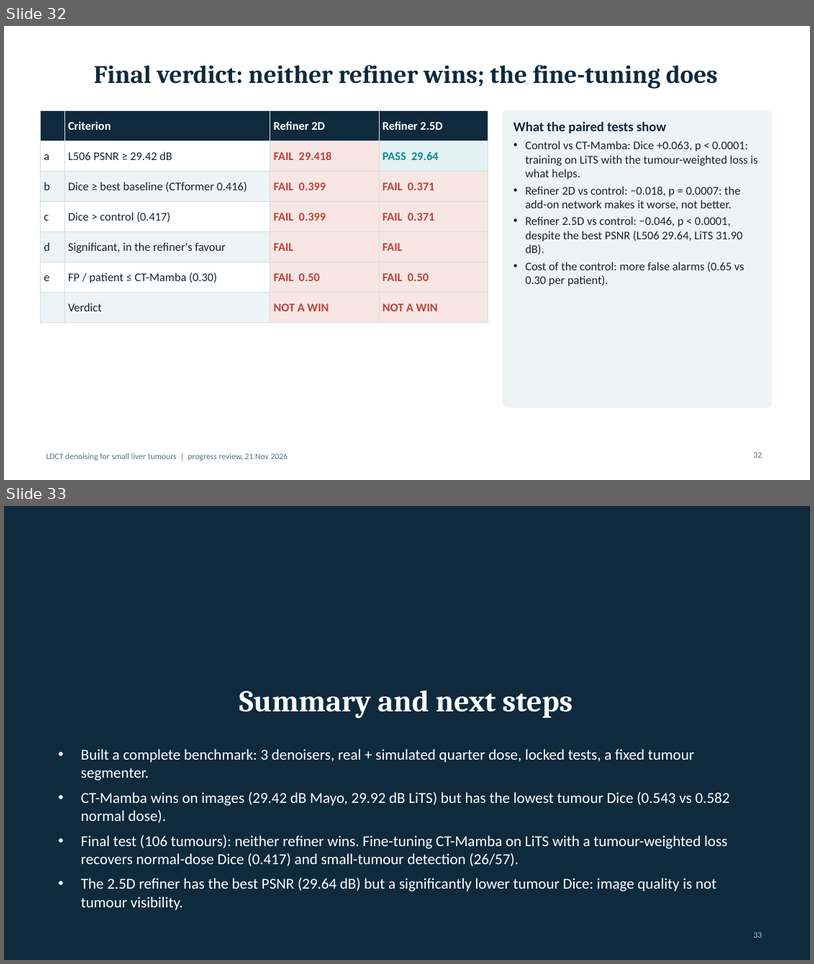
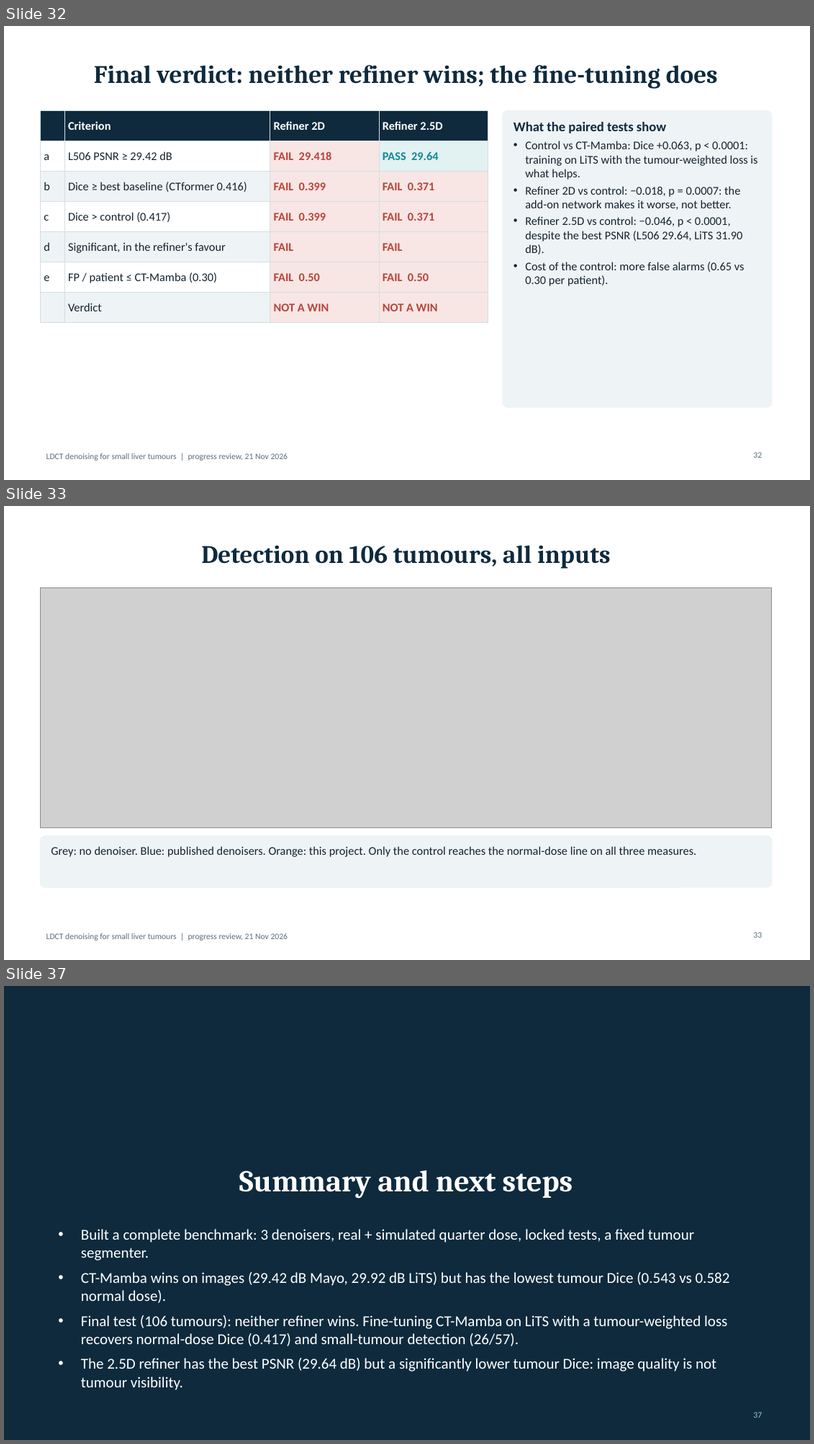
Before and after one commit to Vaideesh-k/ldct-bench, a slide deck: docs/report/LDCT_Refiner_Results.pptx. Shown one above the other, each under a label of ours: slides 32 and 33 before the commit, slides 32, 33 and 37 after it; the slides between them are not shown. The pictures are 814x964 and 814x1444 pixels, drawn with LibreOffice and Linux fonts; fonts in the diff are those of the drawing; grey boxes stand for pictures. Boxes give left, top, right and bottom in pixels: in the first picture for what was removed or moved away, otherwise in the second. Text is boxed around its words. In the diff, an @@ line names an element or a change of style, - is before the commit and + after.

```diff
--- a/docs/report/LDCT_Refiner_Results.pptx
+++ b/docs/report/LDCT_Refiner_Results.pptx
@@ slide 33 added at (4, 506, 810, 960), background #FFFFFF; not listed: 1 template element that a slide beside it also shows @@
@@ title added at (201, 545, 611, 568), 30 pt, text #0F2A3D, bold @@
+Detection on 106 tumours, all inputs
@@ picture added at (40, 587, 772, 827) @@
@@ rounded rectangle added at (40, 836, 772, 887), fill #EEF3F5, outline #EEF3F5 1 pt @@
@@ text added at (51, 846, 697, 857), 14 pt, text #14232E @@
+Grey: no denoiser. Blue: published denoisers. Orange: this project. Only the control reaches the normal-dose line on all three measures.
@@ page number added at (754, 932, 762, 937), 10 pt, text #5B6F7C @@
+33
@@ what was slide 33 is now slide 37 @@
@@ page number at (754, 1412, 762, 1417): text changed @@
-33
+37
```
Also in this commit, not shown: 2 slides changed, 3 other slides added, 4 other files.
